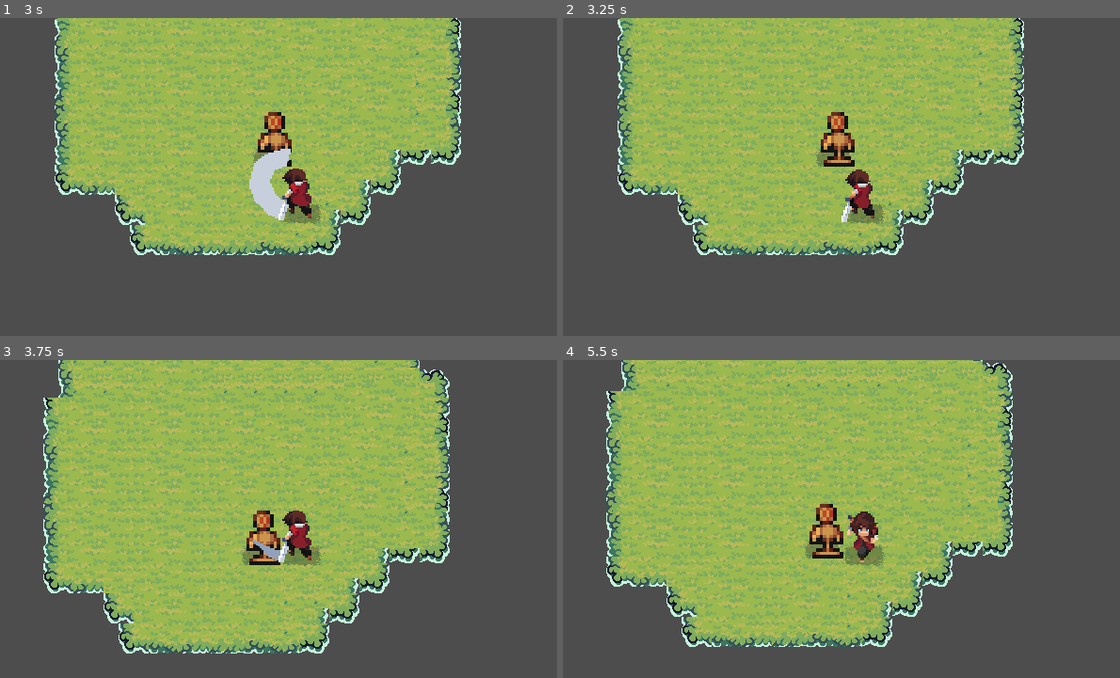
Above: before the commit, frames 1-4 (two rows, left to right).
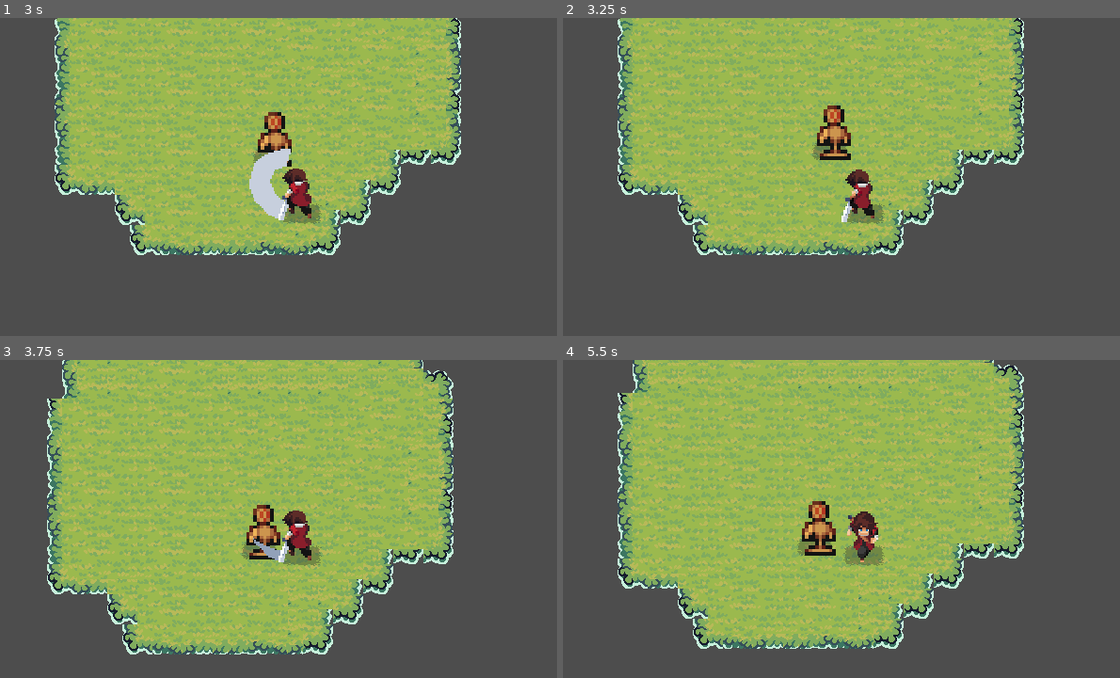
Above: after the commit, the same moments.

Repository: ODonegatti/ARPG
Game: Godot game, scene res://scenes/main.tscn
Two runs of this game, one before a commit and one after it. Both use one fixed random seed, a clock stepped at 60 frames per second and the inputs below.
Inputs (mouse positions are in pixels of both pictures, inside the frame that each line leads up to):
- Up to frame 1 (3 s): tap Enter at 0.5 s; move the mouse to (434, 170) at 0.52 s; press the mouse at (434, 170) at 0.53 s; hold D (right) 0.53-1.28 s; move the mouse to (178, 205) at 1.27 s; release the mouse at (178, 205) at 1.28 s; hold S (down) 1.28-2.03 s; click (178, 205) at 1.35 s; move the mouse to (362, 113) at 2.02 s; press the mouse at (362, 113) at 2.03 s; hold D (right) 2.03-2.78 s; move the mouse to (272, 256) at 2.77 s; release the mouse at (272, 256) at 2.78 s; hold W (up) from 2.78 s (still down); click (272, 256) at 2.85 s
- Up to frame 2 (3.25 s): keep holding W (up)
- Up to frame 3 (3.75 s): move the mouse to (479, 579) at 3.52 s; release W (up) at 3.53 s; press the mouse at (479, 579) at 3.53 s; hold A (left) from 3.53 s (still down)
- Up to frame 4 (5.5 s): move the mouse to (685, 477) at 4.27 s; release the mouse at (685, 477) at 4.28 s; click (685, 477) at 4.35 s; move the mouse to (891, 528) at 5.02 s; release A (left) at 5.03 s; press the mouse at (891, 528) at 5.03 s; hold S (down) from 5.03 s (still down)

Frame 1 is identical in both runs. In frame 2, 0.9% of the frame differs, in the area x 44-53%, y 27-48%; in frame 3, 27%; in frame 4, 35%, in the area x 7-83%, y 0-91%.

Commit message:
feat(enemy): adiciona knockback e flash de dano no dummy (Card #18)

Diff:
--- a/scripts/dummy.gd
+++ b/scripts/dummy.gd
@@ -8,6 +8,15 @@
 @export_group("Physics Settings")
 ## Taxa de desaceleração linear para amortecer impulsos físicos recebidos (ex: knockback).
 @export var friction: float = 800.0
+
+@export_group("Hit Feedback")
+## Cor temporária aplicada ao sprite ao sofrer dano (flash).
+@export var flash_color: Color = Color(1.0, 0.3, 0.3)
+## Duração do flash em segundos.
+@export var flash_duration: float = 0.12
+
+## Tween ativo do flash (evita flashes sobrepostos).
+var _flash_tween: Tween = null
 
 @export_group("Visual Dependencies")
 ## Referência ao sprite principal do boneco.
@@ -54,20 +63,50 @@
 
 ## Callback executado quando a Hurtbox detecta um acerto de Hitbox.
 ## Dispara a reação visual de impacto do boneco (Card #16).
-## Deduz a vida (Card #17); o knockback será integrado no Card #18.
+## Deduz a vida (Card #17) e aplica knockback + flash (Card #18).
 func _on_hurtbox_hit_received(hitbox: Hitbox) -> void:
 	receber_dano(hitbox.damage)
+	aplicar_knockback(_calcular_knockback(hitbox))
 	play_hit_animation()
+	play_flash()
+
+
+## Calcula o vetor de knockback (direção oposta ao atacante * intensidade) a partir do golpe.
+##
+## FUTURO: o knockback dependerá do TIPO DO ATAQUE do player (ex: golpe leve, pesado,
+## combo final, habilidade). Este é o ÚNICO ponto a alterar: o tipo virá do Hitbox
+## (ex: `hitbox.attack_type`) e selecionará força/multiplicador/direção do impulso.
+## Hoje usa apenas `Hitbox.knockback_force`.
+func _calcular_knockback(hitbox: Hitbox) -> Vector2:
+	var direcao: Vector2 = Vector2.ZERO
+	if hitbox.source != null:
+		direcao = (global_position - hitbox.source.global_position).normalized()
+	return direcao * hitbox.knockback_force
+
+
+## Aplica um impulso instantâneo; o atrito em `_physics_process` o amortece.
+func aplicar_knockback(impulso: Vector2) -> void:
+	velocity = impulso
+
+
+## Pisca o sprite com `flash_color` e retorna à cor normal.
+func play_flash() -> void:
+	if sprite == null:
+		return
+	if _flash_tween != null and _flash_tween.is_valid():
+		_flash_tween.kill()
+	sprite.modulate = flash_color
+	_flash_tween = create_tween()
+	_flash_tween.tween_property(sprite, "modulate", Color.WHITE, flash_duration)
 
 
 ## Aplica dano ao boneco, reduzindo o hp (limitado a zero).
 ##
 ## TODO (parâmetros futuros): esta função receberá mais parâmetros além de `valor`.
 ## Eles já existem ou serão derivados do Hitbox recebido em `_on_hurtbox_hit_received`:
-##   - knockback_force: float -> Hitbox.knockback_force; intensidade do impulso (Card #18).
-##   - source: Node2D         -> Hitbox.source; origem do golpe, usada para calcular
-##                               a direção oposta do knockback (Card #18).
-##   - (opcional) tipo de dano / crítico, se o sistema de combate evoluir.
+##   - knockback_force: float -> Hitbox.knockback_force; hoje consumido por `_calcular_knockback`.
+##   - source: Node2D         -> Hitbox.source; hoje usado por `_calcular_knockback`.
+##   - (futuro) tipo de ataque -> definirá o knockback; ver `_calcular_knockback`.
 ## Ao adicioná-los, atualizar a chamada em `_on_hurtbox_hit_received`.
 ## A checagem de morte (hp <= 0 -> queue_free) será feita no Card #19.
 func receber_dano(valor: int) -> void:
Not shown, changed: AI_CONTEXT.md
